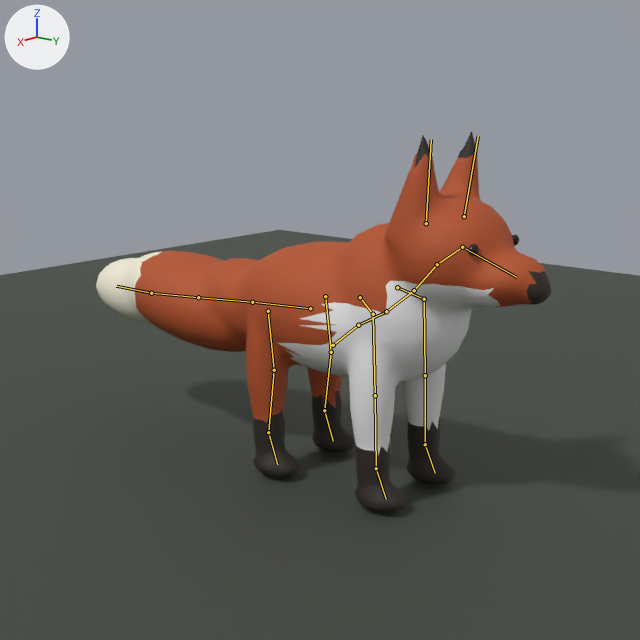
Before and after pictures for a commit that changed the Blender file assets/models/fox_reference.blend.
Rendered twice from the file's camera 'Fox presentation camera'. The lights are fixed; the arrows at upper left show +X, +Y and +Z. The picture after the commit comes second. The bones that bend it are drawn over the model as lines.

Objects in the first picture: 'Fox eye', 'Fox eye.001', 'Fox_Reference', 'Presentation Ground'.
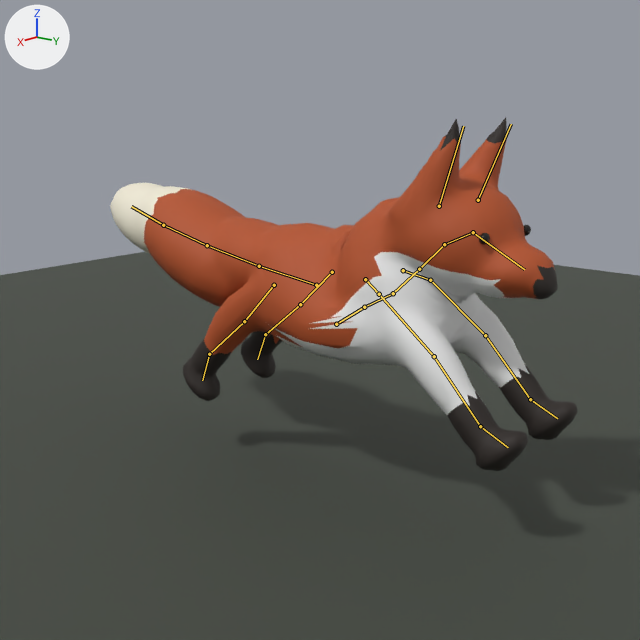
The newer file adds an action. The first version stands in its rest pose; the second is drawn at frame 14 of the action 'run'.

What differs and where, as boxes (x1, y1, x2, y2) in the pictures (640 x 640 px):
'Fox_Reference', posed (7% shorter): before (96, 131, 552, 512); after (110, 118, 578, 471)
'Fox eye', posed: before (512, 235, 519, 246); after (524, 225, 531, 236)
bone 'pelvis', root to tip: before (333, 345) to (358, 325); after (336, 324) to (364, 307)
bone 'spine_01', root to tip: before (358, 325) to (386, 311); after (364, 307) to (393, 293)
bone 'chest', root to tip: before (386, 311) to (414, 290); after (393, 293) to (419, 269)
bone 'neck_01', root to tip: before (414, 290) to (437, 264); after (419, 269) to (444, 244)
bone 'neck_02', root to tip: before (437, 264) to (462, 247); after (444, 244) to (473, 232)
bone 'head', root to tip: before (462, 247) to (516, 277); after (473, 232) to (524, 269)
bone 'ear.L', root to tip: before (464, 216) to (478, 136); after (478, 200) to (511, 124)
bone 'ear.R', root to tip: before (426, 223) to (431, 139); after (439, 206) to (463, 126)
bone 'fore_upper.L', root to tip: before (424, 299) to (425, 375); after (430, 280) to (485, 335)
bone 'fore_lower.L', root to tip: before (425, 375) to (425, 444); after (485, 335) to (530, 399)
bone 'fore_upper.R', root to tip: before (373, 314) to (375, 395); after (379, 294) to (434, 356)
bone 'fore_lower.R', root to tip: before (375, 395) to (376, 468); after (434, 356) to (480, 426)
bone 'tail_01', root to tip: before (310, 308) to (252, 302); after (316, 285) to (259, 266)
bone 'tail_02', root to tip: before (252, 302) to (198, 297); after (259, 266) to (207, 245)
bone 'tail_03', root to tip: before (198, 297) to (151, 293); after (207, 245) to (163, 225)
bone 'hind_upper.L', root to tip: before (325, 296) to (331, 352); after (332, 272) to (300, 304)
bone 'hind_lower.L', root to tip: before (331, 352) to (324, 410); after (300, 304) to (265, 334)
bone 'hind_upper.R', root to tip: before (268, 311) to (274, 370); after (274, 285) to (244, 321)
bone 'hind_lower.R', root to tip: before (274, 370) to (268, 432); after (244, 321) to (209, 354)

Diff of the bpy script that builds the scene:
```diff
--- a/assets/models/fox_reference.blend.py
+++ b/assets/models/fox_reference.blend.py
@@ bone_root @@
 bone_root = bpy.data.objects['Fox_Rig'].pose.bones['root']
-bone_root.location = (0.0, 0.0, 0.0)
-bone_root.rotation_euler = (0.0, 0.0, 0.0)  # degrees (0, 0, 0)
+bone_root.location = (0.0, 0.18, 0.0)
+bone_root.rotation_euler = (-0.0349, 0.0, 0.0)  # degrees (-2, 0, 0)
@@ bone_pelvis @@
 bone_pelvis = bpy.data.objects['Fox_Rig'].pose.bones['pelvis']  # child of 'root'
-bone_pelvis.rotation_euler = (0.0, 0.0, 0.0)  # degrees (0, 0, 0)
+bone_pelvis.rotation_euler = (-0.0698, 0.0, 0.0)  # degrees (-4, 0, 0)
@@ bone_spine_01 @@
 bone_spine_01 = bpy.data.objects['Fox_Rig'].pose.bones['spine_01']  # child of 'pelvis'
-bone_spine_01.rotation_euler = (0.0, 0.0, 0.0)  # degrees (0, 0, 0)
+bone_spine_01.rotation_euler = (0.0873, 0.0, 0.0)  # degrees (5, 0, 0)
@@ bone_chest @@
 bone_chest = bpy.data.objects['Fox_Rig'].pose.bones['chest']  # child of 'spine_01'
-bone_chest.rotation_euler = (0.0, 0.0, 0.0)  # degrees (0, 0, 0)
+bone_chest.rotation_euler = (0.0873, 0.0, 0.0)  # degrees (5, 0, 0)
@@ bone_neck_01 @@
 bone_neck_01 = bpy.data.objects['Fox_Rig'].pose.bones['neck_01']  # child of 'chest'
-bone_neck_01.rotation_euler = (0.0, 0.0, 0.0)  # degrees (0, 0, 0)
+bone_neck_01.rotation_euler = (-0.14, 0.0, 0.0)  # degrees (-8, 0, 0)
@@ bone_neck_02 @@
 bone_neck_02 = bpy.data.objects['Fox_Rig'].pose.bones['neck_02']  # child of 'neck_01'
-bone_neck_02.rotation_euler = (0.0, 0.0, 0.0)  # degrees (0, 0, 0)
+bone_neck_02.rotation_euler = (-0.105, 0.0, 0.0)  # degrees (-6, 0, 0)
@@ bone_head @@
 bone_head = bpy.data.objects['Fox_Rig'].pose.bones['head']  # child of 'neck_02'
-bone_head.rotation_euler = (0.0, 0.0, 0.0)  # degrees (0, 0, 0)
+bone_head.rotation_euler = (0.0524, 0.0, -0.0175)  # degrees (3, 0, -1)
@@ bone_ear_l @@
 bone_ear_l = bpy.data.objects['Fox_Rig'].pose.bones['ear.L']  # child of 'head'
-bone_ear_l.rotation_euler = (0.0, 0.0, 0.0)  # degrees (0, 0, 0)
+bone_ear_l.rotation_euler = (-0.14, 0.0, 0.0)  # degrees (-8, 0, 0)
@@ bone_ear_r @@
 bone_ear_r = bpy.data.objects['Fox_Rig'].pose.bones['ear.R']  # child of 'head'
-bone_ear_r.rotation_euler = (0.0, 0.0, 0.0)  # degrees (0, 0, 0)
+bone_ear_r.rotation_euler = (-0.14, 0.0, 0.0)  # degrees (-8, 0, 0)
@@ bone_fore_upper_l @@
 bone_fore_upper_l = bpy.data.objects['Fox_Rig'].pose.bones['fore_upper.L']  # child of 'scapula.L'
-bone_fore_upper_l.rotation_quaternion = (1.0, 0.0, 0.0, 0.0)  # degrees (0, 0, 0)
+bone_fore_upper_l.rotation_quaternion = (0.914, 0.407, 0.0, 0.0)  # degrees (48, 0, 0)
@@ bone_fore_lower_l @@
 bone_fore_lower_l = bpy.data.objects['Fox_Rig'].pose.bones['fore_lower.L']  # child of 'fore_upper.L'
-bone_fore_lower_l.rotation_quaternion = (1.0, 0.0, 0.0, 0.0)  # degrees (0, 0, 0)
+bone_fore_lower_l.rotation_quaternion = (0.996, -0.087, 0.0, 0.0)  # degrees (-10, 0, 0)
@@ bone_fore_upper_r @@
 bone_fore_upper_r = bpy.data.objects['Fox_Rig'].pose.bones['fore_upper.R']  # child of 'scapula.R'
-bone_fore_upper_r.rotation_quaternion = (1.0, 0.0, 0.0, 0.0)  # degrees (0, 0, 0)
+bone_fore_upper_r.rotation_quaternion = (0.924, 0.383, 0.0, 0.0)  # degrees (45, 0, 0)
@@ bone_fore_lower_r @@
 bone_fore_lower_r = bpy.data.objects['Fox_Rig'].pose.bones['fore_lower.R']  # child of 'fore_upper.R'
-bone_fore_lower_r.rotation_quaternion = (1.0, 0.0, 0.0, 0.0)  # degrees (0, 0, 0)
+bone_fore_lower_r.rotation_quaternion = (0.998, -0.07, 0.0, 0.0)  # degrees (-8, 0, 0)
@@ bone_tail_01 @@
 bone_tail_01 = bpy.data.objects['Fox_Rig'].pose.bones['tail_01']  # child of 'pelvis'
-bone_tail_01.rotation_euler = (0.0, 0.0, 0.0)  # degrees (0, 0, 0)
+bone_tail_01.rotation_euler = (-0.0698, 0.0, 0.0175)  # degrees (-4, 0, 1)
@@ bone_tail_02 @@
 bone_tail_02 = bpy.data.objects['Fox_Rig'].pose.bones['tail_02']  # child of 'tail_01'
-bone_tail_02.rotation_euler = (0.0, 0.0, 0.0)  # degrees (0, 0, 0)
+bone_tail_02.rotation_euler = (-0.0524, 0.0, 0.0349)  # degrees (-3, 0, 2)
@@ bone_tail_03 @@
 bone_tail_03 = bpy.data.objects['Fox_Rig'].pose.bones['tail_03']  # child of 'tail_02'
-bone_tail_03.rotation_euler = (0.0, 0.0, 0.0)  # degrees (0, 0, 0)
+bone_tail_03.rotation_euler = (-0.0349, 0.0, 0.0349)  # degrees (-2, 0, 2)
@@ bone_hind_upper_l @@
 bone_hind_upper_l = bpy.data.objects['Fox_Rig'].pose.bones['hind_upper.L']  # child of 'pelvis'
-bone_hind_upper_l.rotation_quaternion = (1.0, 0.0, 0.0, 0.0)  # degrees (0, 0, 0)
+bone_hind_upper_l.rotation_quaternion = (0.914, -0.407, 0.0, 0.0)  # degrees (-48, 0, 0)
@@ bone_hind_lower_l @@
 bone_hind_lower_l = bpy.data.objects['Fox_Rig'].pose.bones['hind_lower.L']  # child of 'hind_upper.L'
-bone_hind_lower_l.rotation_quaternion = (1.0, 0.0, 0.0, 0.0)  # degrees (0, 0, 0)
+bone_hind_lower_l.rotation_quaternion = (0.996, 0.087, 0.0, 0.0)  # degrees (10, 0, 0)
@@ bone_hind_upper_r @@
 bone_hind_upper_r = bpy.data.objects['Fox_Rig'].pose.bones['hind_upper.R']  # child of 'pelvis'
-bone_hind_upper_r.rotation_quaternion = (1.0, 0.0, 0.0, 0.0)  # degrees (0, 0, 0)
+bone_hind_upper_r.rotation_quaternion = (0.924, -0.383, 0.0, 0.0)  # degrees (-45, 0, 0)
@@ bone_hind_lower_r @@
 bone_hind_lower_r = bpy.data.objects['Fox_Rig'].pose.bones['hind_lower.R']  # child of 'hind_upper.R'
-bone_hind_lower_r.rotation_quaternion = (1.0, 0.0, 0.0, 0.0)  # degrees (0, 0, 0)
+bone_hind_lower_r.rotation_quaternion = (0.998, 0.07, 0.0, 0.0)  # degrees (8, 0, 0)
```
